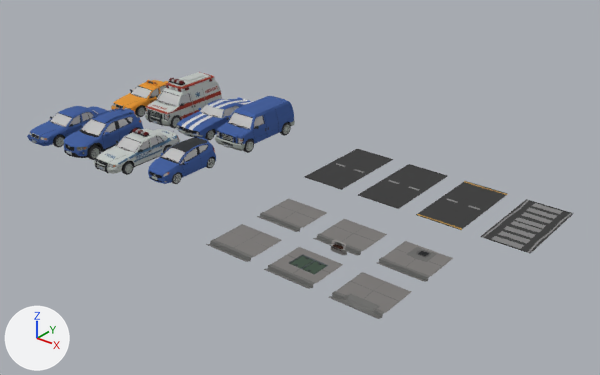
One commit to the glTF model public/boxCross.glb: the scene before it, then after it.
Before and after are seen from a 50 mm camera at (68.3, -103.5, 38.0) aimed at (13.0, -34.4, -4.9). The lights are fixed; the arrows at lower left show +X, +Y and +Z. Where no turn or scale is listed for an object, it has been applied to the vertices.

Objects in the first picture: 'car-ambulance', 'car-hatch', 'car-police', 'car-suv', 'car-van', 'pavement', 'pavement-alt', 'pavement-dip', 'pavement-drain', 'pavement-grate', 'pavement-panel', 'road', 'road-alt', 'road-crossing', 'road-yellow'.
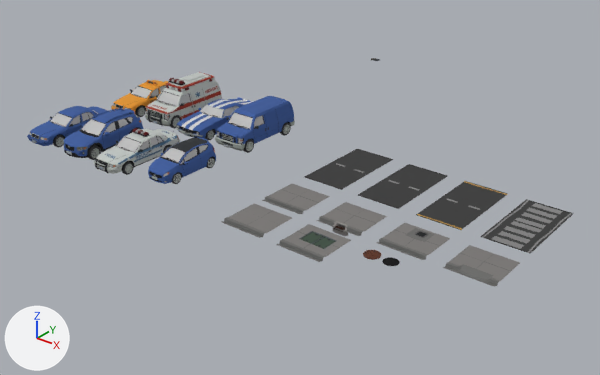
Commit message: create manhole assets

Pixel boxes [x1, y1, x2, y2] of what changed, in the pictures (600 x 375 px):
'pavement-dip', moved: before [329, 272, 411, 319]; after [443, 245, 520, 287]
'pavement-panel', moved: before [264, 247, 343, 289]; after [276, 224, 351, 262]
'pavement-grate', moved: before [377, 241, 453, 282]; after [376, 223, 450, 260]
'pavement-alt', moved: before [206, 224, 282, 262]; after [222, 203, 292, 238]
'pavement-drain', moved: before [313, 219, 387, 256]; after [316, 202, 387, 236]
'pavement', moved: before [257, 199, 327, 232]; after [262, 184, 330, 214]
'manhole-cover', added: after [363, 250, 381, 260]
'manhole-patch', added: after [382, 257, 400, 266]

The change, as a list of edits to the scene's bpy script:
```text
Add me_circle:
    me_circle.from_pydata(...)  # 32 vertices, 30 faces; spans x -0.76..0.76, y -0.76..0.76, z 0.0
    me_circle.materials.append(mat_main)  # picture img_polygoncity_texture_01_a
Add me_mesh_032:
    me_mesh_032.from_pydata(...)  # 514 vertices, 884 faces; spans x -0.82..0.82, y -0.81..0.81, z -0.04..0.04
    me_mesh_032.materials.append(mat_main)  # picture img_polygoncity_texture_01_a
Change ob_pavement_grate:
    ob_pavement_grate.location: (34.0, -50.0, 0.0) -> (32.0, -47.0, 0.0)
Change ob_pavement_drain:
    ob_pavement_drain.location: (27.0, -50.0, 0.0) -> (25.0, -47.0, 0.0)
Change ob_pavement:
    ob_pavement.location: (20.0, -50.0, 0.0) -> (18.0, -47.0, 0.0)
Change ob_pavement_panel:
    ob_pavement_panel.location: (27.0, -57.0, 0.0) -> (25.0, -53.0, 0.0)
Change ob_pavement_alt:
    ob_pavement_alt.location: (20.0, -57.0, 0.0) -> (18.0, -53.0, 0.0)
Change ob_pavement_dip:
    ob_pavement_dip.location: (34.0, -57.0, 0.0) -> (39.0, -47.0, 0.0)
Add ob_manhole_patch:
    ob_manhole_patch = bpy.data.objects.new('manhole-patch', me_circle)
    ob_manhole_patch.location = (35.0, -49.0, 0.0)
Add ob_manhole_cover:
    ob_manhole_cover = bpy.data.objects.new('manhole-cover', me_mesh_032)
    ob_manhole_cover.location = (33.0, -49.0, 0.0)
```
